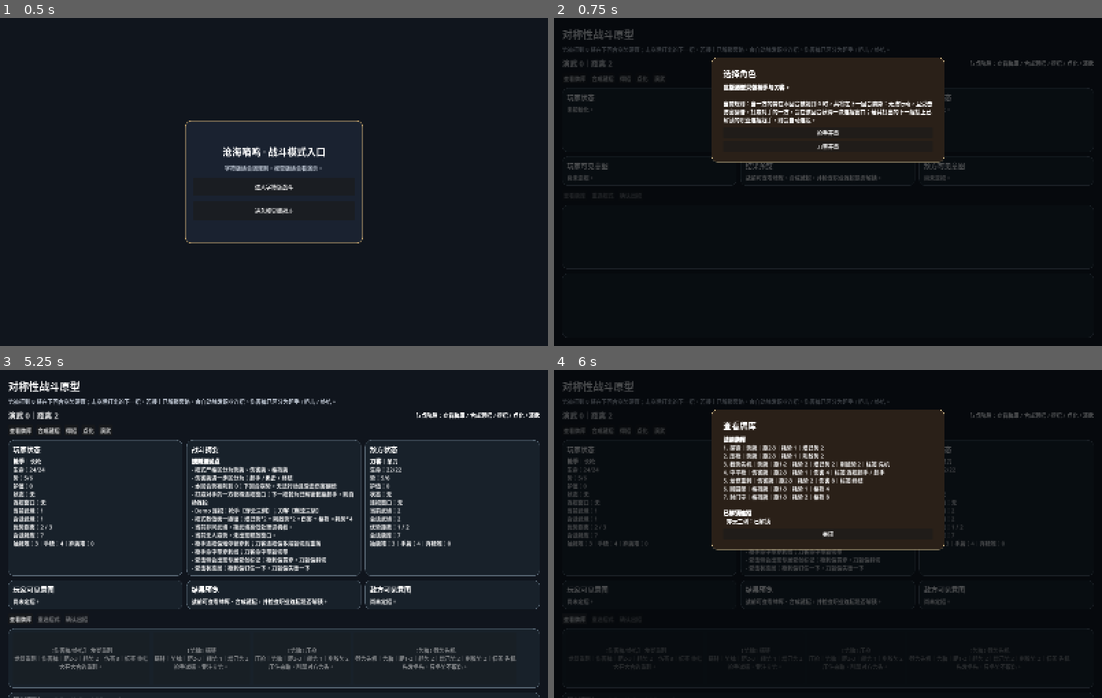
Above: before the commit, frames 1-4 (two rows, left to right).
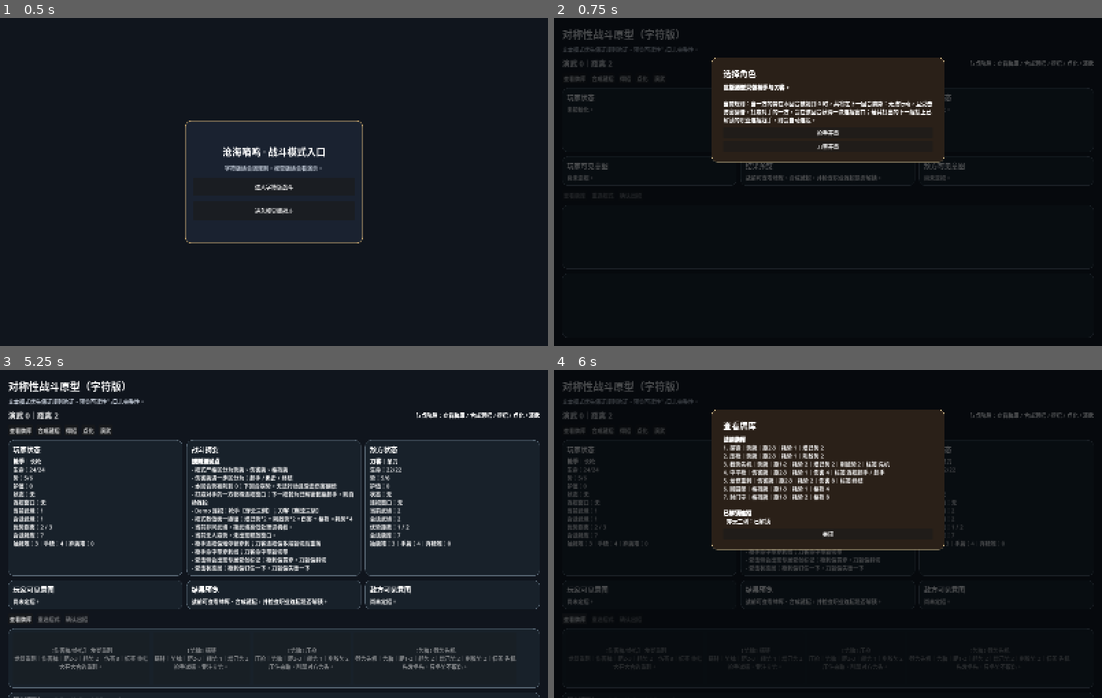
Above: after the commit, the same moments.

Repository: chengquansen-comments/canghaidiming
Game: Godot game, scene res://scenes/Main.tscn
Two runs of this game, one before a commit and one after it. Both use one fixed random seed, a clock stepped at 60 frames per second and the inputs below.
Inputs:
- Up to frame 1 (0.5 s): no input
- Up to frame 2 (0.75 s): click "进入字符版战斗" at 0.5 s
- Up to frame 3 (5.25 s): click "查看牌库" at 1.25 s; click "合成藏招" at 2 s; click "得招" at 2.75 s; click "点化" at 3.5 s; click "演武" at 4.25 s; click "枪手开局" at 5 s
- Up to frame 4 (6 s): click "查看牌库" at 5.75 s

Frame 1 is identical in both runs. In frame 2, 0.4% of the frame differs, in the area x 1-61%, y 3-11%; in frame 3, 0.9%, in the area x 1-62%, y 3-11%; in frame 4, 0.4%.

Commit message:
Move pure text UI implementation into battle_controller_text_ui

Diff:
--- a/scripts/battle_controller_text_ui.gd
+++ b/scripts/battle_controller_text_ui.gd
@@ -1,4 +1,424 @@
 extends "res://scripts/battle_controller_core.gd"
 
 # Dedicated pure-text battle controller entry.
-# Uses the current legacy control layout for debugging and rule validation.
+# Uses the legacy rich-text debug layout and owns the text-first UI shell.
+
+func _build_ui() -> void:
+	set_anchors_and_offsets_preset(PRESET_FULL_RECT)
+	var background := ColorRect.new()
+	background.color = Color("10151d")
+	background.set_anchors_and_offsets_preset(PRESET_FULL_RECT)
+	add_child(background)
+
+	var margin := MarginContainer.new()
+	margin.set_anchors_and_offsets_preset(PRESET_FULL_RECT)
+	margin.add_theme_constant_override("margin_left", 24)
+	margin.add_theme_constant_override("margin_right", 24)
+	margin.add_theme_constant_override("margin_top", 24)
+	margin.add_theme_constant_override("margin_bottom", 24)
+	add_child(margin)
+
+	var root := VBoxContainer.new()
+	root.size_flags_vertical = Control.SIZE_EXPAND_FILL
+	root.add_theme_constant_override("separation", 12)
+	margin.add_child(root)
+
+	title_label = Label.new()
+	title_label.text = "对称性战斗原型（字符版）"
+	title_label.add_theme_font_size_override("font_size", 30)
+	root.add_child(title_label)
+
+	subtitle_label = Label.new()
+	subtitle_label.text = "文本模式优先保证规则验证、预览可读性与日志完整性。"
+	subtitle_label.modulate = Color("b8c0cc")
+	root.add_child(subtitle_label)
+
+	var top_info := HBoxContainer.new()
+	top_info.add_theme_constant_override("separation", 12)
+	root.add_child(top_info)
+
+	round_label = Label.new()
+	round_label.text = "尚未开战"
+	round_label.add_theme_font_size_override("font_size", 22)
+	top_info.add_child(round_label)
+
+	phase_label = Label.new()
+	phase_label.text = "待选流派"
+	phase_label.size_flags_horizontal = Control.SIZE_EXPAND_FILL
+	phase_label.horizontal_alignment = HORIZONTAL_ALIGNMENT_RIGHT
+	top_info.add_child(phase_label)
+
+	node_buttons_box = HBoxContainer.new()
+	node_buttons_box.add_theme_constant_override("separation", 10)
+	root.add_child(node_buttons_box)
+
+	var battle_panels := HBoxContainer.new()
+	battle_panels.size_flags_vertical = Control.SIZE_EXPAND_FILL
+	battle_panels.add_theme_constant_override("separation", 12)
+	root.add_child(battle_panels)
+	player_label = _build_rich_panel(battle_panels, "玩家状态")
+	status_label = _build_rich_panel(battle_panels, "战斗摘要")
+	enemy_label = _build_rich_panel(battle_panels, "敌方状态")
+
+	var intent_panels := HBoxContainer.new()
+	intent_panels.add_theme_constant_override("separation", 12)
+	root.add_child(intent_panels)
+	player_visible_label = _build_rich_panel(intent_panels, "玩家可见意图")
+	preview_label = _build_rich_panel(intent_panels, "结果预览")
+	enemy_visible_label = _build_rich_panel(intent_panels, "敌方可见意图")
+
+	var control_bar := HBoxContainer.new()
+	control_bar.add_theme_constant_override("separation", 10)
+	root.add_child(control_bar)
+	deck_button = Button.new()
+	deck_button.text = "查看牌库"
+	deck_button.pressed.connect(_open_deck_view)
+	control_bar.add_child(deck_button)
+	reset_pick_button = Button.new()
+	reset_pick_button.text = "重选招式"
+	reset_pick_button.pressed.connect(_reset_draft_intent)
+	control_bar.add_child(reset_pick_button)
+	confirm_button = Button.new()
+	confirm_button.text = "确认出招"
+	confirm_button.pressed.connect(_confirm_player_intent)
+	control_bar.add_child(confirm_button)
+
+	var hand_panel := PanelContainer.new()
+	hand_panel.add_theme_stylebox_override("panel", _make_panel_style(Color("18212a"), Color("52606d")))
+	hand_panel.size_flags_vertical = Control.SIZE_EXPAND_FILL
+	root.add_child(hand_panel)
+
+	hand_flow = HFlowContainer.new()
+	hand_flow.size_flags_horizontal = Control.SIZE_EXPAND_FILL
+	hand_flow.size_flags_vertical = Control.SIZE_EXPAND_FILL
+	hand_flow.add_theme_constant_override("h_separation", 10)
+	hand_flow.add_theme_constant_override("v_separation", 10)
+	hand_panel.add_child(hand_flow)
+
+	var log_panel := PanelContainer.new()
+	log_panel.add_theme_stylebox_override("panel", _make_panel_style(Color("18212a"), Color("52606d")))
+	log_panel.size_flags_vertical = Control.SIZE_EXPAND_FILL
+	root.add_child(log_panel)
+	log_label = RichTextLabel.new()
+	log_label.bbcode_enabled = true
+	log_label.fit_content = true
+	log_label.scroll_following = true
+	log_panel.add_child(log_label)
+
+	combat_banner = PanelContainer.new()
+	combat_banner.visible = false
+	combat_banner.anchor_left = 0.5
+	combat_banner.anchor_top = 0.02
+	combat_banner.anchor_right = 0.5
+	combat_banner.anchor_bottom = 0.02
+	combat_banner.offset_left = -240
+	combat_banner.offset_right = 240
+	combat_banner.offset_top = 0
+	combat_banner.offset_bottom = 72
+	combat_banner.modulate = Color(1, 1, 1, 0)
+	combat_banner.add_theme_stylebox_override("panel", _make_panel_style(Color("3a1f14"), Color("ffd479")))
+	add_child(combat_banner)
+
+	combat_banner_label = Label.new()
+	combat_banner_label.horizontal_alignment = HORIZONTAL_ALIGNMENT_CENTER
+	combat_banner_label.vertical_alignment = VERTICAL_ALIGNMENT_CENTER
+	combat_banner_label.add_theme_font_size_override("font_size", 28)
+	combat_banner.add_child(combat_banner_label)
+
+	screen_flash = ColorRect.new()
+	screen_flash.visible = false
+	screen_flash.color = Color(1, 1, 1, 0)
+	screen_flash.mouse_filter = Control.MOUSE_FILTER_IGNORE
+	screen_flash.set_anchors_and_offsets_preset(PRESET_FULL_RECT)
+	add_child(screen_flash)
+
+	pierce_line = ColorRect.new()
+	pierce_line.visible = false
+	pierce_line.mouse_filter = Control.MOUSE_FILTER_IGNORE
+	pierce_line.anchor_left = 0.0
+	pierce_line.anchor_top = 0.5
+	pierce_line.anchor_right = 0.0
+	pierce_line.anchor_bottom = 0.5
+	pierce_line.offset_left = -120
+	pierce_line.offset_top = -4
+	pierce_line.offset_right = 120
+	pierce_line.offset_bottom = 4
+	pierce_line.color = Color(0.7, 0.9, 1.0, 0.0)
+	add_child(pierce_line)
+
+	slash_cut = ColorRect.new()
+	slash_cut.visible = false
+	slash_cut.mouse_filter = Control.MOUSE_FILTER_IGNORE
+	slash_cut.anchor_left = 0.5
+	slash_cut.anchor_top = 0.5
+	slash_cut.anchor_right = 0.5
+	slash_cut.anchor_bottom = 0.5
+	slash_cut.offset_left = -420
+	slash_cut.offset_top = -18
+	slash_cut.offset_right = 420
+	slash_cut.offset_bottom = 18
+	slash_cut.rotation_degrees = -18.0
+	slash_cut.color = Color(1.0, 0.65, 0.45, 0.0)
+	add_child(slash_cut)
+
+	left_hit_mark = ColorRect.new()
+	left_hit_mark.visible = false
+	left_hit_mark.mouse_filter = Control.MOUSE_FILTER_IGNORE
+	left_hit_mark.anchor_left = 0.04
+	left_hit_mark.anchor_top = 0.25
+	left_hit_mark.anchor_right = 0.22
+	left_hit_mark.anchor_bottom = 0.74
+	left_hit_mark.color = Color(1, 1, 1, 0)
+	left_hit_mark.rotation_degrees = -14.0
+	add_child(left_hit_mark)
+
+	right_hit_mark = ColorRect.new()
+	right_hit_mark.visible = false
+	right_hit_mark.mouse_filter = Control.MOUSE_FILTER_IGNORE
+	right_hit_mark.anchor_left = 0.78
+	right_hit_mark.anchor_top = 0.25
+	right_hit_mark.anchor_right = 0.96
+	right_hit_mark.anchor_bottom = 0.74
+	right_hit_mark.color = Color(1, 1, 1, 0)
+	right_hit_mark.rotation_degrees = 14.0
+	add_child(right_hit_mark)
+
+	overlay_scrim = ColorRect.new()
+	overlay_scrim.visible = false
+	overlay_scrim.color = Color(0.01, 0.02, 0.03, 0.72)
+	overlay_scrim.set_anchors_and_offsets_preset(PRESET_FULL_RECT)
+	add_child(overlay_scrim)
+	overlay_panel = PanelContainer.new()
+	overlay_panel.visible = false
+	overlay_panel.anchor_left = 0.5
+	overlay_panel.anchor_top = 0.12
+	overlay_panel.anchor_right = 0.5
+	overlay_panel.anchor_bottom = 0.12
+	overlay_panel.offset_left = -340
+	overlay_panel.offset_right = 340
+	overlay_panel.add_theme_stylebox_override("panel", _make_panel_style(Color("2a2018"), Color("cfb889")))
+	add_child(overlay_panel)
+
+	var overlay_margin := MarginContainer.new()
+	overlay_margin.add_theme_constant_override("margin_left", 20)
+	overlay_margin.add_theme_constant_override("margin_right", 20)
+	overlay_margin.add_theme_constant_override("margin_top", 18)
+	overlay_margin.add_theme_constant_override("margin_bottom", 18)
+	overlay_panel.add_child(overlay_margin)
+	var overlay_box := VBoxContainer.new()
+	overlay_box.add_theme_constant_override("separation", 10)
+	overlay_margin.add_child(overlay_box)
+	overlay_title = Label.new()
+	overlay_title.add_theme_font_size_override("font_size", 24)
+	overlay_box.add_child(overlay_title)
+	overlay_body = RichTextLabel.new()
+	overlay_body.bbcode_enabled = true
+	overlay_body.fit_content = true
+	overlay_box.add_child(overlay_body)
+	overlay_actions = VBoxContainer.new()
+	overlay_actions.add_theme_constant_override("separation", 8)
+	overlay_box.add_child(overlay_actions)
+
+func _build_rich_panel(parent: Control, heading: String) -> RichTextLabel:
+	var panel := PanelContainer.new()
+	panel.size_flags_horizontal = Control.SIZE_EXPAND_FILL
+	panel.add_theme_stylebox_override("panel", _make_panel_style(Color("18212a"), Color("52606d")))
+	parent.add_child(panel)
+	var box := VBoxContainer.new()
+	box.add_theme_constant_override("separation", 8)
+	panel.add_child(box)
+	var title := Label.new()
+	title.text = heading
+	title.add_theme_font_size_override("font_size", 20)
+	box.add_child(title)
+	var rich := RichTextLabel.new()
+	rich.bbcode_enabled = true
+	rich.fit_content = true
+	rich.scroll_active = false
+	box.add_child(rich)
+	return rich
+
+func _refresh_hand_buttons() -> void:
+	for child in hand_flow.get_children():
+		child.queue_free()
+	if player == null:
+		return
+	for i in range(player.hand.size()):
+		var card: CardData = player.hand[i]
+		var reason := _card_restriction_reason(player, card)
+		var marker := _combo_marker_text(player, card)
+		var button := Button.new()
+		button.custom_minimum_size = Vector2(220, 150)
+		button.text = "%s %s\n%s\n%s" % [_card_role_prefix(card), card.display_name, card.short_summary(), card.description]
+		if marker != "":
+			button.text += "\n%s" % marker
+		if reason != "":
+			button.text += "\n限制：%s" % reason
+		button.disabled = not awaiting_player_input or not _can_play_card(player, card)
+		button.pressed.connect(_on_player_card_pressed.bind(card))
+		if _draft_uses_card(card):
+			button.text = "[已选] " + button.text
+		hand_flow.add_child(button)
+	if awaiting_player_input:
+		var idle_button := Button.new()
+		idle_button.custom_minimum_size = Vector2(220, 150)
+		idle_button.text = "【势牌】 观势\n观势｜势牌｜距1-3｜耗势 0｜增己势 1\n不主动进击，回 1 势。"
+		idle_button.pressed.connect(_on_player_card_pressed.bind(_idle_card()))
+		hand_flow.add_child(idle_button)
+
+func _refresh_ui() -> void:
+	round_label.text = "演武 %d｜距离 %d" % [battle_count, state_machine.current_distance]
+	_update_phase_label()
+	player_label.text = _fighter_status_text(player)
+	enemy_label.text = _fighter_status_text(enemy)
+	player_visible_label.text = _intent_panel_text(player_intent, enemy, true)
+	enemy_visible_label.text = _intent_panel_text(enemy_intent, player, false)
+	preview_label.text = _preview_text()
+	status_label.text = _status_text()
+	_refresh_hand_buttons()
+	_refresh_log()
+	_show_node_buttons()
+	deck_button.disabled = player == null
+	reset_pick_button.disabled = not awaiting_player_input or draft_player_intent == null
+	confirm_button.disabled = not awaiting_player_input or draft_player_intent == null
+
+func _fighter_status_text(fighter: Fighter) -> String:
+	if fighter == null:
+		return "未初始化。"
+	var session_deck_size := fighter.get_session_deck().size()
+	return "[b]%s[/b]｜%s\n生命：%d/%d\n势：%d/%d\n护值：%d\n状态：%s\n连招窗口：%s\n当前武境：%d\n会话武境：%d\n优势距离：%s\n会话牌库：%d\n抽牌堆：%d｜手牌：%d｜弃牌堆：%d" % [fighter.data.display_name, fighter.data.weapon_name, fighter.hp, fighter.data.max_hp, fighter.momentum, fighter.data.max_momentum, fighter.guard_points, fighter.control_label(), fighter.combo_window_label(), fighter.realm, fighter.session_realm, fighter.preferred_text(), session_deck_size, fighter.draw_pile.size(), fighter.hand.size(), fighter.discard_pile.size()]
+
+func _intent_panel_text(intent: IntentData, viewer: Fighter, is_player: bool) -> String:
+	var owner := "玩家" if is_player else "敌方"
+	if is_player and awaiting_player_input and draft_player_intent != null:
+		intent = draft_player_intent
+		owner = "玩家草稿"
+	if intent == null:
+		return "尚未定招。"
+	var visible := state_machine.get_visible_intent_text(intent, viewer)
+	var actual := intent.get_actual_name()
+	return "[b]%s[/b]\n可见：%s\n实际：%s" % [owner, visible, actual]
+
+func _status_text() -> String:
+	if player == null or enemy == null:
+		return "等待选择角色。"
+	var lines: Array[String] = []
+	lines.append("[b]规则测试点[/b]")
+	lines.append("- 招式严格区分为势牌、伤害牌、格挡牌")
+	lines.append("- 伤害牌进一步区分为：起手 / 追击 / 终结")
+	lines.append("- 本回合势被削到 0：下回合崩势，无法行动且受击伤害翻倍")
+	lines.append("- 打崩对手的一方获得连招窗口：下一招若为已解锁套路起手，则自动连段")
+	lines.append("- Demo 连招：枪手【穿云三刺】；刀客【断流三斩】")
+	lines.append("- 招式数值统一遵循：增己势*2 + 削敌势*2 + 伤害 + 格挡 = 耗势*4")
+	lines.append("- %s" % state_machine.tie_rule_text(player, enemy))
+	lines.append("- %s" % state_machine.pressure_state_text(player, enemy))
+	lines.append("- 枪手连招偏短停顿穿刺；刀客连招偏多段斩切后重落")
+	lines.append("- 枪手命中带穿刺线；刀客命中带斩切带")
+	lines.append("- 受击侧会出现专属受创标记：枪刺偏贯穿，刀斩偏斜切")
+	lines.append("- 受击状态层：枪刺偏钉住一下，刀斩偏失衡一下")
+	if awaiting_player_input:
+		lines.append("")
+		lines.append("[b]当前操作[/b]")
+		if draft_player_intent != null:
+			lines.append("已选好招式，点击【确认出招】锁定动作。")
+		else:
+			lines.append("请选择一张手牌。若当前有连招窗口，带【连招起手】的牌会给出是否可触发的标记。")
+	return "\n".join(lines)
+
+func _preview_text() -> String:
+	if not battle_active:
+		return "战前可查看牌库、合成藏招，并检查职业连招是否解锁。"
+	if awaiting_player_input and draft_player_intent == null:
+		return "选择招式后，这里会显示双方出招后的结果预览。"
+	if draft_player_intent == null or enemy_intent == null:
+		return "等待双方意图。"
+	return _simulate_preview(draft_player_intent, enemy_intent)
+
+func _simulate_preview(player_preview_intent: IntentData, enemy_preview_intent: IntentData) -> String:
+	var player_hp := player.hp
+	var enemy_hp := enemy.hp
+	var player_momentum := player.momentum
+	var enemy_momentum := enemy.momentum
+	var lines: Array[String] = []
+	var order := state_machine.get_resolution_order(player, enemy, player_preview_intent, enemy_preview_intent)
+	lines.append("[b]确认后预览[/b]")
+	lines.append("结算顺序：%s -> %s" % [order[0].get_actual_name(), order[1].get_actual_name()])
+	if player_preview_intent.actual_card.id != "idle" and player_preview_intent.actual_card.id != "staggered":
+		player_momentum = maxi(player_momentum - player_preview_intent.actual_card.momentum_cost, 0)
+		lines.append("玩家确认后将耗 %d 势，剩余 %d。" % [player_preview_intent.actual_card.momentum_cost, player_momentum])
+	for intent in order:
+		var actor_name := "玩家" if intent.actor_id == player.data.id else "敌方"
+		var actor_ref := player if intent.actor_id == player.data.id else enemy
+		var target_ref := enemy if intent.actor_id == player.data.id else player
+		var card: CardData = intent.actual_card
+		if intent.actor_id == player.data.id and player_hp <= 0:
+			continue
+		if intent.actor_id == enemy.data.id and enemy_hp <= 0:
+			continue
+		lines.append("%s使用 %s。" % [actor_name, card.display_name])
+		if card.id == "idle":
+			if intent.actor_id == player.data.id:
+				player_momentum = mini(player_momentum + 1, player.data.max_momentum)
+				lines.append("玩家回观收势，势将恢复到 %d。" % player_momentum)
+			else:
+				enemy_momentum = mini(enemy_momentum + 1, enemy.data.max_momentum)
+				lines.append("敌方回观收势，势将恢复到 %d。" % enemy_momentum)
+			continue
+		if card.id == "staggered":
+			lines.append("%s 崩势硬直，无法行动。" % actor_name)
+			continue
+		if card.is_momentum_card():
+			if card.gain_momentum > 0:
+				if intent.actor_id == player.data.id:
+					player_momentum = mini(player_momentum + card.gain_momentum, player.data.max_momentum)
+					lines.append("玩家增己势 %d，势将变为 %d。" % [card.gain_momentum, player_momentum])
+				else:
+					enemy_momentum = mini(enemy_momentum + card.gain_momentum, enemy.data.max_momentum)
+					lines.append("敌方增己势 %d，势将变为 %d。" % [card.gain_momentum, enemy_momentum])
+			if card.break_momentum > 0:
+				if intent.actor_id == player.data.id:
+					enemy_momentum = maxi(enemy_momentum - card.break_momentum, 0)
+					lines.append("玩家削敌势 %d，敌方势将变为 %d。" % [card.break_momentum, enemy_momentum])
+					if enemy_momentum == 0:
+						lines.append("敌方本回合势归零，下回合将崩势。")
+				else:
+					player_momentum = maxi(player_momentum - card.break_momentum, 0)
+					lines.append("敌方削敌势 %d，玩家势将变为 %d。" % [card.break_momentum, player_momentum])
+					if player_momentum == 0:
+						lines.append("玩家本回合势归零，下回合将崩势。")
+		elif card.is_damage_card() and card.damage > 0:
+			if card.is_usable_at(state_machine.current_distance):
+				var effective_damage := card.damage
+				if intent.actor_id == player.data.id and enemy.is_broken():
+					effective_damage *= 2
+					lines.append("敌方处于崩势，所受伤害翻倍至 %d。" % effective_damage)
+				if intent.actor_id == enemy.data.id and player.is_broken():
+					effective_damage *= 2
+					lines.append("玩家处于崩势，所受伤害翻倍至 %d。" % effective_damage)
+				if intent.actor_id == player.data.id:
+					enemy_hp = maxi(enemy_hp - effective_damage, 0)
+					lines.append("命中敌方，敌方生命将变为 %d。" % enemy_hp)
+				else:
+					player_hp = maxi(player_hp - effective_damage, 0)
+					lines.append("命中玩家，玩家生命将变为 %d。" % player_hp)
+				if actor_ref.combo_window_active:
+					var preview_combo := _get_triggerable_combo(actor_ref, card)
+					if preview_combo.is_empty():
+						lines.append("当前若出此招，连招窗口将消散。")
+					else:
+						lines.append("将触发连招：%s。" % preview_combo.get("display_name", ""))
+						for segment in preview_combo.get("followups", []):
+							var seg_damage: int = int(segment.get("base_damage", 0))
+							if target_ref.is_broken():
+								seg_damage *= 2
+							if intent.actor_id == player.data.id:
+								enemy_hp = maxi(enemy_hp - seg_damage, 0)
+							else:
+								player_hp = maxi(player_hp - seg_damage, 0)
+							lines.append("连招段 [%s]%s 预计造成 %d。" % [segment.get("segment_type", "追击"), segment.get("name", "追击"), seg_damage])
+			else:
+				lines.append("因距离 %d 不合式，将落空。" % state_machine.current_distance)
+		elif card.is_guard_card() and card.guard > 0:
+			lines.append("本回合作为格挡牌，提供 %d 格挡。" % card.guard)
+	lines.append("最终预览：玩家 %d 血 %d 势 / 敌方 %d 血 %d 势" % [player_hp, player_momentum, enemy_hp, enemy_momentum])
+	return "\n".join(lines)
